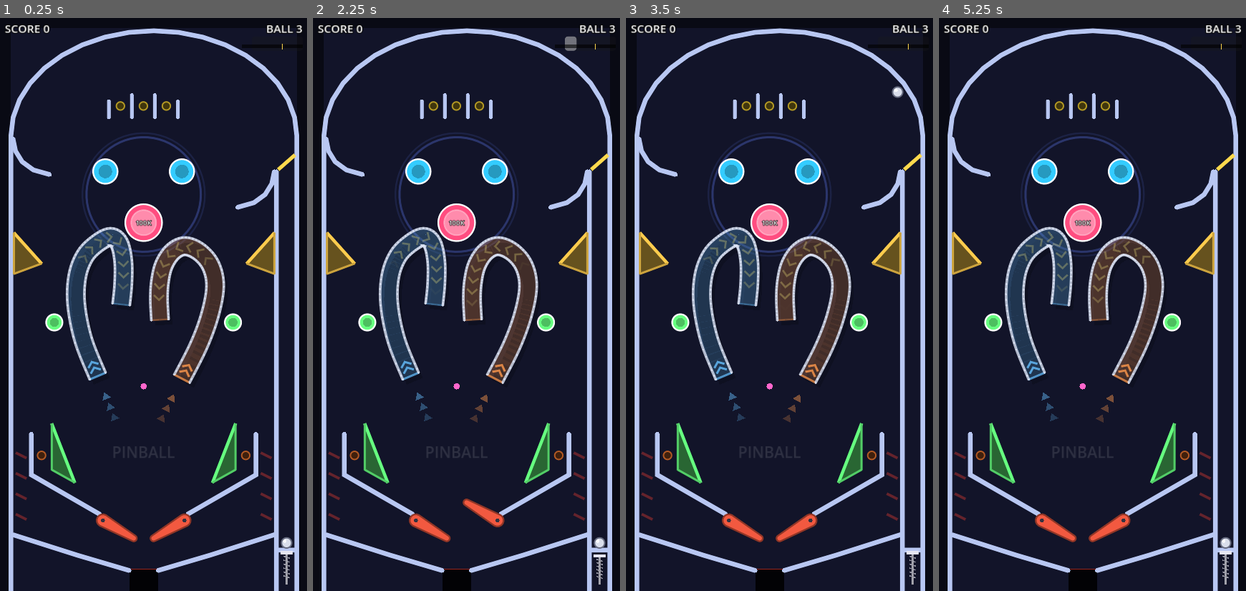
Above: before the commit, frames 1-4 (left to right).
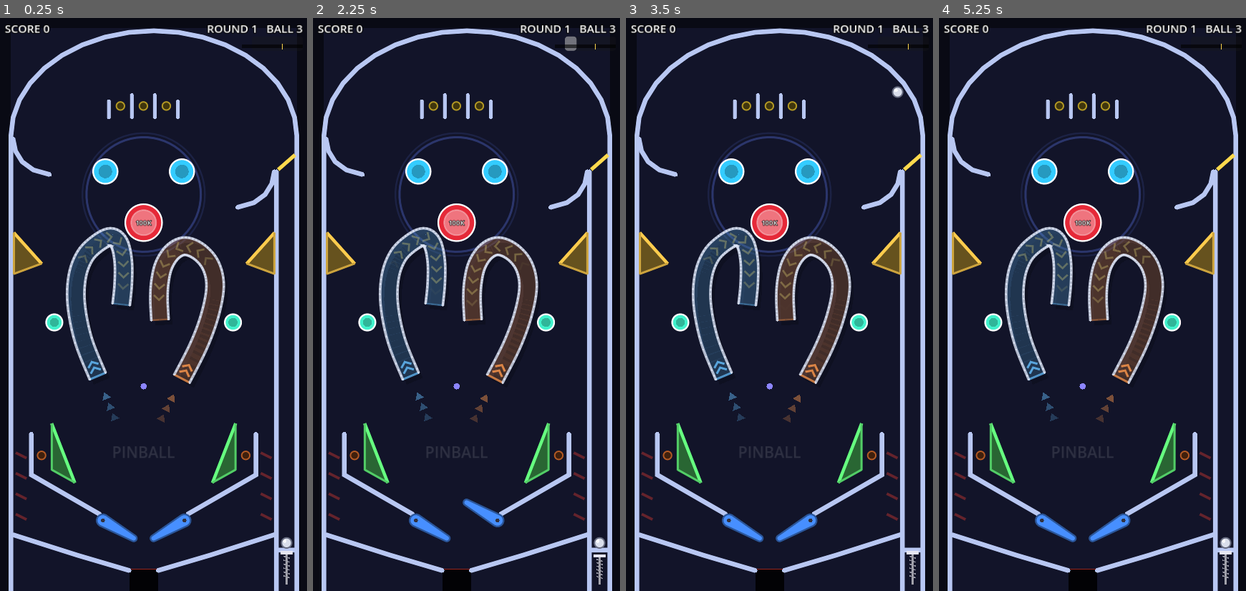
Above: after the commit, the same moments.

Repository: sessaregoAldo/PinRogue
Game: Godot game, scene res://scenes/main.tscn
Two runs of this game, one before a commit and one after it. Both use one fixed random seed, a clock stepped at 60 frames per second and the inputs below.
Inputs (mouse positions are in pixels of both pictures, inside the frame that each line leads up to):
- Up to frame 1 (0.25 s): no input
- Up to frame 2 (2.25 s): tap Enter (ui_accept) at 0.5, 0.77 s; move the mouse to (534, 275) at 0.52 s; hold M (flipper_right) 0.53-1.25 s; tap 1 at 0.6 s; click (534, 275) at 0.67 s; tap 2 at 0.8 s; drag from (405, 333) to (417, 172) at 1.27 s; move the mouse to (497, 178) at 2.02 s; hold M (flipper_right) from 2.03 s (still down); hold Space (launch) from 2.03 s (still down); click (497, 178) at 2.17 s
- Up to frame 3 (3.5 s): tap 2 at 2.3 s; release M (flipper_right) at 2.75 s; release Space (launch) at 2.75 s; drag from (764, 419) to (807, 172) at 2.77 s
- Up to frame 4 (5.25 s): move the mouse to (1184, 390) at 3.52 s; hold Z (flipper_left) 3.53-4.25 s; tap 2 at 3.6 s; click (1184, 390) at 3.67 s; tap Enter (ui_accept) at 3.77 s; tap Escape (pause) at 4.15 s; click "Restart" at 4.25 s; click "Yes, restart" at 5 s

The runs differ from the first frame. In frame 1, 1.5% of the frame differs, in the area x 15-99%, y 1-92%; in frame 2, 1.5%; in frame 3, 1.5%; in frame 4, 1.5%.

Commit message:
Boss rounds, lo-fi music, 2-5 letter names, table palette
- Boss defeat opens a Continue / End Run menu. Continue keeps score,
  balls and power-ups; the next boss has previous max HP x 5 x overkill
  ratio and a new random red-family color. End Run shows the victory
  screen. HUD shows the round; the end screen counts bosses defeated.
- Background music: original lo-fi loop generated by tools/make_lofi.py
  (QOA-compressed, looping), on its own Music bus with a volume slider.
  Quitting stops it first so the engine shuts down cleanly.
- High-score names accept 2-5 letters (game, SQL constraint, docs).
- Palette: boss in reds; flippers, bumpers and post in a cool family.
- Web build re-exported to docs/.

Co-Authored-By: Claude Opus 5.5 <noreply@anthropic.com>

Diff:
--- a/project.godot
+++ b/project.godot
@@ -13,6 +13,10 @@
 config/name="Pinball"
 run/main_scene="res://scenes/main.tscn"
 config/features=PackedStringArray("4.3", "GL Compatibility")
+
+[audio]
+
+general/default_playback_type.web=0
 
 [autoload]
 
@@ -46,7 +50,3 @@
 
 renderer/rendering_method="gl_compatibility"
 renderer/rendering_method.mobile="gl_compatibility"
-
-[audio]
-
-general/default_playback_type.web=0
--- a/scenes/main.tscn
+++ b/scenes/main.tscn
@@ -16,6 +16,7 @@
 [ext_resource type="Script" path="res://scripts/score_popups.gd" id="14_popups"]
 [ext_resource type="Script" path="res://scripts/powerups.gd" id="15_powerups"]
 [ext_resource type="Script" path="res://scripts/end_screen.gd" id="16_end"]
+[ext_resource type="Script" path="res://scripts/boss_menu.gd" id="17_bossmenu"]
 
 [sub_resource type="PhysicsMaterial" id="PhysicsMaterial_n4c1k"]
 friction = 0.2
@@ -188,7 +189,7 @@
 points = PackedVector2Array(280, 720, 280, 720)
 thickness = 12.0
 bounce = 0.6
-color = Color(1, 0.4, 0.8, 1)
+color = Color(0.55, 0.52, 1, 1)
 
 [node name="Bumpers" type="Node2D" parent="."]
 
@@ -203,7 +204,7 @@
 radius = 36.0
 kick_strength = 800.0
 legend_name = "Boss bumper"
-color = Color(1, 0.3, 0.5, 1)
+color = Color(0.9, 0.16, 0.22, 1)
 hit_pitch = 0.7
 
 [node name="MiniBumperLeft" parent="Bumpers" instance=ExtResource("5_bumper")]
@@ -212,7 +213,7 @@
 kick_strength = 600.0
 score_value = 50
 legend_name = "Mini bumper"
-color = Color(0.4, 1, 0.5, 1)
+color = Color(0.25, 0.95, 0.8, 1)
 
 [node name="MiniBumperRight" parent="Bumpers" instance=ExtResource("5_bumper")]
 position = Vector2(455, 595)
@@ -220,7 +221,7 @@
 kick_strength = 600.0
 score_value = 50
 legend_name = "Mini bumper"
-color = Color(0.4, 1, 0.5, 1)
+color = Color(0.25, 0.95, 0.8, 1)
 
 [node name="SlingshotLeft" parent="." instance=ExtResource("6_sling")]
 corner_a = Vector2(100, 793)
@@ -347,6 +348,9 @@
 
 [node name="HUD" parent="." instance=ExtResource("8_hud")]
 
+[node name="BossMenu" type="CanvasLayer" parent="."]
+script = ExtResource("17_bossmenu")
+
 [node name="EndScreen" type="CanvasLayer" parent="."]
 script = ExtResource("16_end")
 
--- a/scripts/boss_bumper.gd
+++ b/scripts/boss_bumper.gd
@@ -7,6 +7,12 @@
 ## share is left uncolored, as a wedge proportional to the percentage lost.
 ## By default a hit deals damage equal to the player's current total score,
 ## so building score elsewhere on the table makes each boss hit stronger.
+##
+## Rounds: at 0 HP the player chooses Continue or End Run (see boss_menu.gd).
+## On Continue the boss comes back with
+##     new max HP = previous max HP x hp_growth x (total damage dealt / previous max HP)
+## so overkill makes the next boss tougher (e.g. 150,000 damage on a 100,000 HP
+## boss gives 100,000 x 5 x 1.5 = 750,000 HP). It also picks a new red-family color.
 
 enum DamageMode {
 	CURRENT_SCORE, ## damage = player's total score at the moment of the hit
@@ -20,23 +26,45 @@
 ## Show the remaining HP as a number in the middle of the dial.
 @export var show_hp_number: bool = true
 
+## Next boss max HP = previous max HP x hp_growth x overkill ratio.
+@export var hp_growth: float = 5.0
+
 var hp: int = 0
 var _shown_hp: float = 0.0 # animated value the dial draws
 var _hurt: float = 0.0 # white flash on the dial when damaged
+var _base_max_hp: int = 0
+var _base_color: Color
+var _next_max_hp: int = 0
 
 
 func _ready() -> void:
 	super()
+	_base_max_hp = max_hp
+	_base_color = color
 	hp = max_hp
 	_shown_hp = hp
 	if not Engine.is_editor_hint():
 		GameManager.game_started.connect(_reset)
+		GameManager.round_continued.connect(_next_round)
 
 
+## New run: back to the first boss.
 func _reset() -> void:
+	max_hp = _base_max_hp
+	color = _base_color
 	hp = max_hp
 	_shown_hp = hp
 	_hurt = 0.0
+	queue_redraw()
+
+
+## Player chose Continue: a tougher boss in a new red.
+func _next_round(_round_number: int) -> void:
+	max_hp = maxi(_next_max_hp, 1)
+	hp = max_hp
+	_shown_hp = hp
+	_hurt = 0.0
+	color = Palette.random_boss_color(color)
 	queue_redraw()
 
 
@@ -45,12 +73,20 @@
 		return
 	var damage := GameManager.score if damage_mode == DamageMode.CURRENT_SCORE else score_value
 	damage = maxi(int(round(damage * GameManager.boss_damage_mult)), 1)
+	var total_damage := (max_hp - hp) + damage # includes the overkill of this hit
 	hp = maxi(0, hp - damage)
 	_hurt = 1.0
 	GameManager.popup("-%s HP" % GameManager.format_number(damage),
 			global_position + Vector2(0, -radius - 16), Color(1.0, 0.35, 0.3), true)
 	if hp == 0:
-		GameManager.declare_victory()
+		var ratio := float(total_damage) / float(max_hp)
+		_next_max_hp = int(round(max_hp * hp_growth * ratio))
+		GameManager.boss_defeated({
+			"max_hp": max_hp,
+			"total_damage": total_damage,
+			"ratio": ratio,
+			"next_max_hp": _next_max_hp,
+		})
 
 
 func _process(delta: float) -> void:
--- /dev/null
+++ b/scripts/boss_menu.gd
@@ -0,0 +1,119 @@
+extends CanvasLayer
+## Shown when the boss reaches 0 HP: Continue (new round, all progress kept,
+## stronger boss) or End Run (victory screen + high-score entry).
+## Pauses the game while open.
+
+const GOLD := Color(1.0, 0.85, 0.3)
+const SOFT := Color(0.78, 0.82, 0.95)
+
+var _root: Control
+var _title: Label
+var _details: Label
+var _continue_button: Button
+
+
+func _ready() -> void:
+	layer = 17 # above HUD/power-ups, below the end screen and pause menu
+	process_mode = Node.PROCESS_MODE_ALWAYS
+	_build()
+	_root.visible = false
+	GameManager.boss_beaten.connect(func(info: Dictionary) -> void: _open.call_deferred(info))
+	GameManager.game_started.connect(func() -> void: _root.visible = false)
+
+
+func _open(info: Dictionary) -> void:
+	GameManager.choosing = true # blocks the pause menu, restart key and power-up picker
+	get_tree().paused = true
+	var defeated := GameManager.bosses_defeated
+	_title.text = "BOSS DEFEATED!" if defeated == 1 else "BOSS #%d DEFEATED!" % defeated
+	_details.text = "Damage dealt  %s / %s HP  (x%.2f)\n\nContinue: keep your score, balls and power-ups.\nThe next boss has  %s HP.\n\nEnd Run: finish now and post your score." % [
+		GameManager.format_number(int(info["total_damage"])),
+		GameManager.format_number(int(info["max_hp"])),
+		float(info["ratio"]),
+		GameManager.format_number(int(info["next_max_hp"])),
+	]
+	_root.visible = true
+	_root.modulate.a = 0.0
+	create_tween().tween_property(_root, "modulate:a", 1.0, 0.35)
+	_continue_button.grab_focus()
+
+
+func _close() -> void:
+	_root.visible = false
+	GameManager.choosing = false
+	get_tree().paused = false
+
+
+func _on_continue() -> void:
+	Sfx.play("click")
+	_close()
+	GameManager.continue_run()
+
+
+func _on_end_run() -> void:
+	Sfx.play("click")
+	_close()
+	GameManager.declare_victory()
+
+
+func _unhandled_input(event: InputEvent) -> void:
+	if not _root.visible or not (event is InputEventKey) or not event.pressed or event.echo:
+		return
+	match event.physical_keycode:
+		KEY_1: _on_continue()
+		KEY_2: _on_end_run()
+		_: return
+	get_viewport().set_input_as_handled()
+
+
+func _build() -> void:
+	_root = Control.new()
+	_root.set_anchors_preset(Control.PRESET_FULL_RECT)
+	_root.mouse_filter = Control.MOUSE_FILTER_STOP
+	add_child(_root)
+	var dim := ColorRect.new()
+	dim.color = Color(0, 0, 0, 0.7)
+	dim.set_anchors_preset(Control.PRESET_FULL_RECT)
+	dim.mouse_filter = Control.MOUSE_FILTER_IGNORE
+	_root.add_child(dim)
+	var center := CenterContainer.new()
+	center.set_anchors_preset(Control.PRESET_FULL_RECT)
+	center.mouse_filter = Control.MOUSE_FILTER_IGNORE
+	_root.add_child(center)
+	var col := VBoxContainer.new()
+	col.add_theme_constant_override("separation", 16)
+	col.custom_minimum_size = Vector2(420, 0)
+	center.add_child(col)
+
+	_title = _label(col, "", 40, GOLD)
+	_details = _label(col, "", 17, SOFT)
+	_details.autowrap_mode = TextServer.AUTOWRAP_WORD_SMART
+
+	var row := HBoxContainer.new()
+	row.alignment = BoxContainer.ALIGNMENT_CENTER
+	row.add_theme_constant_override("separation", 16)
+	col.add_child(row)
+	_continue_button = _button(row, "[1] Continue", _on_continue)
+	_button(row, "[2] End Run", _on_end_run)
+
+
+func _label(parent: Control, text: String, font_size: int, color: Color) -> Label:
+	var label := Label.new()
+	label.text = text
+	label.horizontal_alignment = HORIZONTAL_ALIGNMENT_CENTER
+	label.add_theme_font_size_override("font_size", font_size)
+	label.add_theme_color_override("font_color", color)
+	label.add_theme_constant_override("outline_size", 6)
+	label.add_theme_color_override("font_outline_color", Color.BLACK)
+	parent.add_child(label)
+	return label
+
+
+func _button(parent: Control, text: String, on_pressed: Callable) -> Button:
+	var b := Button.new()
+	b.text = text
+	b.custom_minimum_size = Vector2(170, 52)
+	b.add_theme_font_size_override("font_size", 20)
+	b.pressed.connect(on_pressed)
+	parent.add_child(b)
+	return b
--- a/scripts/bumper.gd
+++ b/scripts/bumper.gd
@@ -9,7 +9,7 @@
 ## Name shown in the pause menu's scoring legend.
 @export var legend_name: String = "Pop bumper"
 @export var cooldown: float = 0.08
-@export var color: Color = Color(0.2, 0.8, 1.0)
+@export var color: Color = Palette.BUMPER
 ## Pitch of the hit sound (lower = heavier).
 @export var hit_pitch: float = 1.0
 
--- a/scripts/end_screen.gd
+++ b/scripts/end_screen.gd
@@ -1,6 +1,6 @@
 extends CanvasLayer
 ## Game over / victory screen with high-score entry and the all-time top 10.
-## Names are exactly 5 letters (A-Z). See leaderboard.gd for where scores go.
+## Names are 2-5 letters (A-Z). See leaderboard.gd for where scores go.
 
 const GOLD := Color(1.0, 0.85, 0.3)
 const SOFT := Color(0.75, 0.8, 0.95)
@@ -34,12 +34,13 @@
 
 func _open(score: int, won: bool) -> void:
 	_final_score = score
-	_won = won
+	_won = won or GameManager.bosses_defeated > 0 # star on the board for any boss beaten
 	_submitted_name = ""
 	_title.text = "VICTORY!" if won else "GAME OVER"
 	_title.add_theme_color_override("font_color", GOLD if won else Color.WHITE)
-	_subtitle.text = "The boss bumper is destroyed" if won else ""
-	_subtitle.visible = won
+	var beaten := GameManager.bosses_defeated
+	_subtitle.text = "" if beaten == 0 else ("1 boss defeated" if beaten == 1 else "%d bosses defeated" % beaten)
+	_subtitle.visible = beaten > 0
 	_score_label.text = "Score  %s" % GameManager.format_number(score)
 	var can_submit := score > 0
 	_entry_row.visible = can_submit
@@ -47,7 +48,7 @@
 	_name_edit.text = Leaderboard.last_name
 	_update_submit_state()
 	_skip_button.disabled = false
-	_status.text = "Enter a 5-letter name for the all-time board." if can_submit else ""
+	_status.text = "Enter a name (2-5 letters) for the all-time board." if can_submit else ""
 	_status.modulate = SOFT
 	_footer.text = "Press R or Play again" if not can_submit else "Enter submits  ·  Skip to play again"
 	_root.visible = true
@@ -83,7 +84,7 @@
 func _on_submit(_text: String = "") -> void:
 	var player_name := _name_edit.text
 	if not Leaderboard.is_valid_name(player_name) or not _name_edit.editable:
-		_status.text = "Names must be exactly 5 letters (A-Z)."
+		_status.text = Leaderboard.name_rule()
 		_status.modulate = GOLD
 		return
 	_name_edit.editable = false
@@ -207,8 +208,8 @@
 	_entry_row.add_theme_constant_override("separation", 8)
 	col.add_child(_entry_row)
 	_name_edit = LineEdit.new()
-	# No max_length: clean_name() trims to 5 letters, so pasting "zz9top" gives "ZZTOP".
-	_name_edit.placeholder_text = "AAAAA"
+	# No max_length: clean_name() trims to 5 letters max, so pasting "zz9top" gives "ZZTOP".
+	_name_edit.placeholder_text = "NAME"
 	_name_edit.alignment = HORIZONTAL_ALIGNMENT_CENTER
 	_name_edit.custom_minimum_size = Vector2(150, 44)
 	_name_edit.add_theme_font_size_override("font_size", 26)
--- a/scripts/flipper.gd
+++ b/scripts/flipper.gd
@@ -23,7 +23,7 @@
 @export var down_speed: float = 12.0 # rad/s while falling back
 ## 1.0 = ball leaves at the face's surface speed; 0 disables the assist.
 @export var hit_assist: float = 1.0
-@export var color: Color = Color(0.95, 0.35, 0.25)
+@export var color: Color = Palette.FLIPPER
 
 ## Current angular speed in rad/s (read-only for other scripts).
 var angular_speed: float = 0.0
--- a/scripts/game_manager.gd
+++ b/scripts/game_manager.gd
@@ -12,6 +12,10 @@
 ## A floating text should appear at `world_pos` (see score_popups.gd).
 signal popup_requested(text: String, world_pos: Vector2, color: Color, big: bool)
 signal victory(final_score: int)
+## The boss reached 0 HP: the player picks Continue or End Run (boss_menu.gd).
+signal boss_beaten(info: Dictionary)
+## The player chose Continue: a new round starts with all progress kept.
+signal round_continued(round_number: int)
 ## A scoring part (bumper, slingshot, kicker) registered a hit. Used by power-ups.
 @warning_ignore("unused_signal")
 signal part_hit(part: Node)
@@ -43,6 +47,9 @@
 var is_game_over: bool = false
 ## True when the game ended because the level was won (boss defeated).
 var won: bool = false
+## Current boss round (1 = first boss) and how many bosses were beaten this run.
+var boss_round: int = 1
+var bosses_defeated: int = 0
 ## Incremented on every restart so delayed callbacks from an old game can bail out.
 var round_id: int = 0
 ## Option: show floating "+points" text where points are earned.
@@ -122,13 +129,27 @@
 		powerup_choice_requested.emit()
 
 
+## The boss is down: count it and let the player choose what happens next.
+func boss_defeated(info: Dictionary) -> void:
+	if is_game_over:
+		return
+	bosses_defeated += 1
+	Sfx.play("victory")
+	boss_beaten.emit(info)
+
+
+## Continue the run: keep score, balls and power-ups; the boss returns stronger.
+func continue_run() -> void:
+	boss_round += 1
+	round_continued.emit(boss_round)
+
+
 ## End the level as a win.
 func declare_victory() -> void:
 	if is_game_over:
 		return
 	is_game_over = true
 	won = true
-	Sfx.play("victory")
 	victory.emit(score)
 
 
@@ -184,6 +205,8 @@
 	tilted = false
 	is_game_over = false
 	won = false
+	boss_round = 1
+	bosses_defeated = 0
 	choosing = false
 	entering_name = false
 	tilt_limit_bonus = 0.0
--- a/scripts/hud.gd
+++ b/scripts/hud.gd
@@ -11,7 +11,7 @@
 func _ready() -> void:
 	layer = 10
 	_score_label = _make_label(Vector2(8, 4), Vector2(200, 30), 22, HORIZONTAL_ALIGNMENT_LEFT)
-	_balls_label = _make_label(Vector2(392, 4), Vector2(200, 30), 22, HORIZONTAL_ALIGNMENT_RIGHT)
+	_balls_label = _make_label(Vector2(292, 4), Vector2(300, 30), 22, HORIZONTAL_ALIGNMENT_RIGHT)
 	_message = _make_label(Vector2(0, 620), Vector2(600, 160), 44, HORIZONTAL_ALIGNMENT_CENTER)
 	_message.vertical_alignment = VERTICAL_ALIGNMENT_CENTER
 
@@ -27,6 +27,8 @@
 
 	GameManager.score_changed.connect(func(_s: int) -> void: _refresh())
 	GameManager.balls_changed.connect(func(_b: int) -> void: _refresh())
+	GameManager.round_continued.connect(func(_r: int) -> void: _refresh())
+	GameManager.game_started.connect(_refresh)
 	GameManager.plunger_charge_changed.connect(func(c: float) -> void: _charge_bar.value = c)
 	GameManager.tilt_warning.connect(_on_tilt_warning)
 	GameManager.tilted_changed.connect(_on_tilted_changed)
@@ -92,7 +94,7 @@
 
 func _refresh() -> void:
 	_score_label.text = "SCORE %d" % GameManager.score
-	_balls_label.text = "BALL %d" % maxi(GameManager.balls_left, 0)
+	_balls_label.text = "ROUND %d   BALL %d" % [GameManager.boss_round, maxi(GameManager.balls_left, 0)]
 
 
 func _on_tilt_warning(_level: float) -> void:
--- a/scripts/leaderboard.gd
+++ b/scripts/leaderboard.gd
@@ -11,7 +11,8 @@
 const CONFIG_PATH := "res://leaderboard_config.cfg"
 const LOCAL_PATH := "user://local_scores.cfg"
 const SETTINGS_PATH := "user://settings.cfg"
-const NAME_LENGTH := 5
+const NAME_MIN := 2
+const NAME_MAX := 5
 const TOP_COUNT := 10
 const LOCAL_KEEP := 50
 const TIMEOUT := 10.0
@@ -22,7 +23,7 @@
 ## The last name used on this device, offered again next time.
 var last_name: String = ""
 
-var _name_regex := RegEx.create_from_string("^[A-Z]{%d}$" % NAME_LENGTH)
+var _name_regex := RegEx.create_from_string("^[A-Z]{%d,%d}$" % [NAME_MIN, NAME_MAX])
 
 
 func _ready() -> void:
@@ -41,13 +42,18 @@
 	return url != "" and key != ""
 
 
-## Upper-case, letters only, at most 5 characters.
+## Upper-case, letters only, at most NAME_MAX characters.
 func clean_name(text: String) -> String:
 	var out := ""
 	for ch in text.to_upper():
 		if ch >= "A" and ch <= "Z":
 			out += ch
-	return out.left(NAME_LENGTH)
+	return out.left(NAME_MAX)
+
+
+## Human-readable naming rule, e.g. "Names must be 2-5 letters (A-Z)."
+func name_rule() -> String:
+	return "Names must be %d-%d letters (A-Z)." % [NAME_MIN, NAME_MAX]
 
 
 func is_valid_name(player_name: String) -> bool:
@@ -94,7 +100,7 @@
 ## Returns {ok, online, error}. Falls back to saving on this device.
 func submit(player_name: String, score: int, won: bool) -> Dictionary:
 	if not is_valid_name(player_name):
-		return {"ok": false, "online": false, "error": "Names must be exactly %d letters (A-Z)." % NAME_LENGTH}
+		return {"ok": false, "online": false, "error": name_rule()}
 	_remember_name(player_name)
 	if is_online():
 		var body := JSON.stringify({"name": player_name, "score": score, "won": won})
--- /dev/null
+++ b/scripts/palette.gd
@@ -0,0 +1,32 @@
+class_name Palette
+## Shared colors. The boss uses reds; the regular table parts (flippers,
+## bumpers, mini bumpers, center post) share a cool blue/teal family so the
+## boss always stands out.
+
+# --- Boss (red family) ---------------------------------------------------------
+const BOSS_START := Color(0.9, 0.16, 0.22) # crimson
+## Picked from at random each new round (never the same as the current one).
+const BOSS_REDS: Array[Color] = [
+	Color(0.86, 0.08, 0.24), # crimson
+	Color(1.0, 0.22, 0.1), # scarlet
+	Color(0.89, 0.3, 0.18), # vermilion
+	Color(0.88, 0.07, 0.37), # ruby
+	Color(0.78, 0.1, 0.14), # cherry
+	Color(1.0, 0.36, 0.32), # coral red
+	Color(0.95, 0.32, 0.06), # blood orange
+	Color(0.74, 0.06, 0.32), # raspberry
+]
+
+# --- Table parts (cool family) ------------------------------------------------
+const FLIPPER := Color(0.28, 0.56, 1.0) # azure
+const BUMPER := Color(0.2, 0.8, 1.0) # cyan
+const MINI_BUMPER := Color(0.25, 0.95, 0.8) # teal
+const POST := Color(0.55, 0.52, 1.0) # periwinkle
+
+
+static func random_boss_color(current: Color) -> Color:
+	var choices: Array[Color] = []
+	for c in BOSS_REDS:
+		if not c.is_equal_approx(current):
+			choices.append(c)
+	return choices[randi() % choices.size()]
--- a/scripts/pause_menu.gd
+++ b/scripts/pause_menu.gd
@@ -17,6 +17,7 @@
 var _confirm_yes_button: Button
 var _master_slider: HSlider
 var _sfx_slider: HSlider
+var _music_slider: HSlider
 var _scoring_grid: GridContainer
 var _scoring_footer: Label
 var _popups_toggle: CheckButton
@@ -73,6 +74,7 @@
 	elif page == _settings_page:
 		_master_slider.set_value_no_signal(Sfx.master_volume)
 		_sfx_slider.set_value_no_signal(Sfx.sfx_volume)
+		_music_slider.set_value_no_signal(Sfx.music_volume)
 		_popups_toggle.set_pressed_no_signal(GameManager.show_score_popups)
 		_master_slider.grab_focus()
 	elif page == _highscores_page:
@@ -268,8 +270,7 @@
 	_make_button(_main_page, "Restart", _on_button(func() -> void: _show_page(_confirm_page)))
 	if not OS.has_feature("web"): # a browser tab can't be closed by the game
 		_make_button(_main_page, "Exit", func() -> void:
-			Sfx.save_settings()
-			get_tree().quit())
+			Sfx.quit_game())
 
 	# High scores page
 	_highscores_page = _make_page(holder, "HIGH SCORES")
@@ -296,6 +297,7 @@
 	_sfx_slider = _make_slider(_settings_page, "Effects volume", func(v: float) -> void:
 		Sfx.set_sfx_volume(v)
 		Sfx.play("bumper", 0.0, 1.0, 120))
+	_music_slider = _make_slider(_settings_page, "Music volume", func(v: float) -> void: Sfx.set_music_volume(v))
 	_popups_toggle = CheckButton.new()
 	_popups_toggle.text = "Score popups"
 	_popups_toggle.add_theme_font_size_override("font_size", 18)
--- a/scripts/powerups.gd
+++ b/scripts/powerups.gd
@@ -75,6 +75,10 @@
 	GameManager.powerup_choice_requested.connect(_on_choice_requested)
 	GameManager.part_hit.connect(_on_part_hit)
 	GameManager.game_started.connect(_reset_run)
+	# A lane set completed while the boss menu was open is offered after Continue.
+	GameManager.round_continued.connect(func(_r: int) -> void:
+		if _pending_choices > 0 and not GameManager.choosing:
+			_open_choice.call_deferred())
 	_update_status()
 
 
--- a/scripts/sfx.gd
+++ b/scripts/sfx.gd
@@ -1,32 +1,35 @@
 extends Node
-## Sound effects (autoload "Sfx").
-## The sounds are synthesized at startup, so the project needs no audio files.
-## To use real samples, put an AudioStream into `_streams` under the same name.
+## Sound effects and background music (autoload "Sfx").
+## Sound effects are synthesized at startup (no audio files needed). To use real
+## samples, put an AudioStream into `_streams` under the same name.
+## Music: res://assets/music/lofi_loop.wav, an original loop made by
+## tools/make_lofi.py. Re-run that script to regenerate or tweak it.
 ## Also owns the audio volume settings (saved to user://settings.cfg).
 
 const MIX_RATE := 22050
 const VOICES := 12
 const SETTINGS_PATH := "user://settings.cfg"
 const SFX_BUS := "SFX"
+const MUSIC_BUS := "Music"
+const MUSIC_PATH := "res://assets/music/lofi_loop.wav"
 
 var master_volume: float = 0.8
 var sfx_volume: float = 0.8
+var music_volume: float = 0.5
 
 var _streams: Dictionary = {}
 var _players: Array[AudioStreamPlayer] = []
 var _next_voice: int = 0
 var _last_play_ms: Dictionary = {}
 var _sfx_bus_index: int = -1
+var _music_bus_index: int = -1
+var _music: AudioStreamPlayer
 
 
 func _ready() -> void:
-	process_mode = Node.PROCESS_MODE_ALWAYS # UI clicks still play while paused
-	_sfx_bus_index = AudioServer.get_bus_index(SFX_BUS)
-	if _sfx_bus_index == -1:
-		AudioServer.add_bus()
-		_sfx_bus_index = AudioServer.bus_count - 1
-		AudioServer.set_bus_name(_sfx_bus_index, SFX_BUS)
-		AudioServer.set_bus_send(_sfx_bus_index, "Master")
+	process_mode = Node.PROCESS_MODE_ALWAYS # UI clicks and music keep going while paused
+	_sfx_bus_index = _ensure_bus(SFX_BUS)
+	_music_bus_index = _ensure_bus(MUSIC_BUS)
 	for i in VOICES:
 		var player := AudioStreamPlayer.new()
 		player.bus = SFX_BUS
@@ -34,6 +37,44 @@
 		_players.append(player)
 	_build_sounds()
 	load_settings()
+	_start_music()
+	get_tree().set_auto_accept_quit(false) # closing the window goes through quit_game()
+
+
+func _ensure_bus(bus_name: String) -> int:
+	var index := AudioServer.get_bus_index(bus_name)
+	if index == -1:
+		AudioServer.add_bus()
+		index = AudioServer.bus_count - 1
+		AudioServer.set_bus_name(index, bus_name)
+		AudioServer.set_bus_send(index, "Master")
+	return index
+
+
+## Looping background music (the loop points come from the WAV import settings).
+func _start_music() -> void:
+	if not ResourceLoader.exists(MUSIC_PATH):
+		return
+	_music = AudioStreamPlayer.new()
+	_music.stream = load(MUSIC_PATH)
+	_music.bus = MUSIC_BUS
+	add_child(_music)
+	_music.play()
+
+
+## Quit cleanly: stop the music and give the audio engine a moment to release it
+## (quitting while it plays leaves "resources still in use" errors at exit).
+func quit_game() -> void:
+	if _music:
+		_music.stop()
+	save_settings()
+	await get_tree().create_timer(0.1, true, false, true).timeout
+	get_tree().quit()
+
+
+func _notification(what: int) -> void:
+	if what == NOTIFICATION_WM_CLOSE_REQUEST:
+		quit_game() # window close button
 
 
 ## Play a sound by name. `min_interval_ms` stops the same sound from stacking up.
@@ -61,6 +102,11 @@
 	_apply_bus(0, master_volume)
 
 
+func set_music_volume(value: float) -> void:
+	music_volume = clampf(value, 0.0, 1.0)
+	_apply_bus(_music_bus_index, music_volume)
+
+
 func set_sfx_volume(value: float) -> void:
 	sfx_volume = clampf(value, 0.0, 1.0)
 	_apply_bus(_sfx_bus_index, sfx_volume)
@@ -71,6 +117,7 @@
 	cfg.load(SETTINGS_PATH) # keep other sections if they exist
 	cfg.set_value("audio", "master", master_volume)
 	cfg.set_value("audio", "sfx", sfx_volume)
+	cfg.set_value("audio", "music", music_volume)
 	cfg.save(SETTINGS_PATH)
 
 
@@ -79,8 +126,10 @@
 	if cfg.load(SETTINGS_PATH) == OK:
 		master_volume = float(cfg.get_value("audio", "master", master_volume))
 		sfx_volume = float(cfg.get_value("audio", "sfx", sfx_volume))
+		music_volume = float(cfg.get_value("audio", "music", music_volume))
 	set_master_volume(master_volume)
 	set_sfx_volume(sfx_volume)
+	set_music_volume(music_volume)
 
 
 func _apply_bus(index: int, linear: float) -> void:
Not shown, added: assets/music/lofi_loop.wav.import
Not shown, changed: LEADERBOARD.md
Not shown, added: assets/music/lofi_loop.wav
Not shown, changed: docs/index.pck
Not shown, changed: supabase/schema.sql
